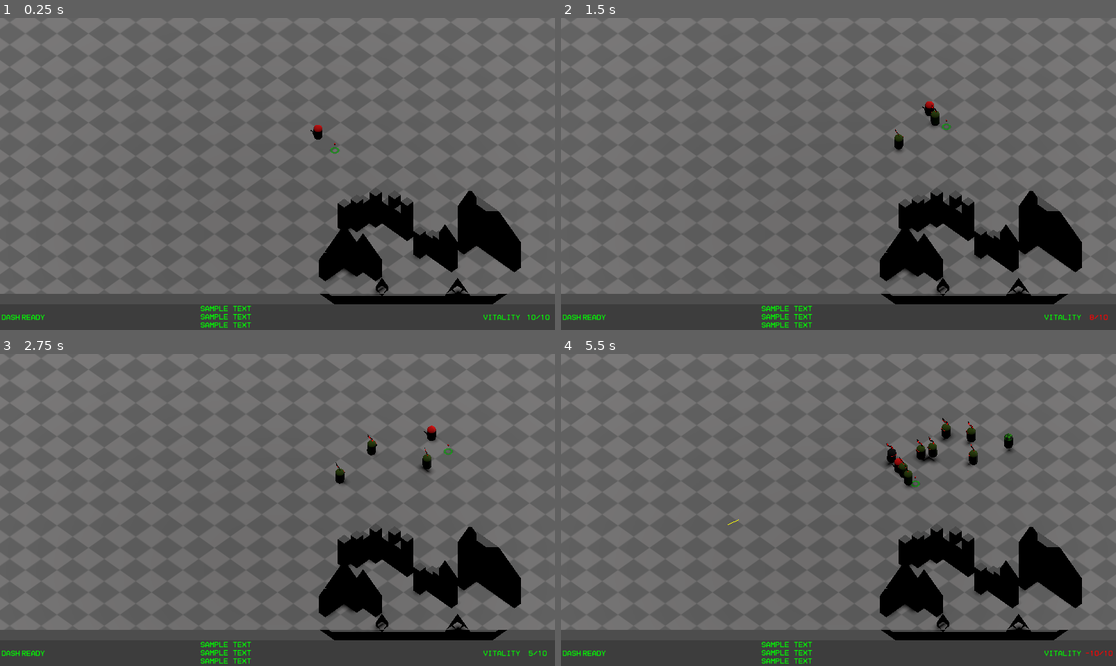
Above: before the commit, frames 1-4 (two rows, left to right).
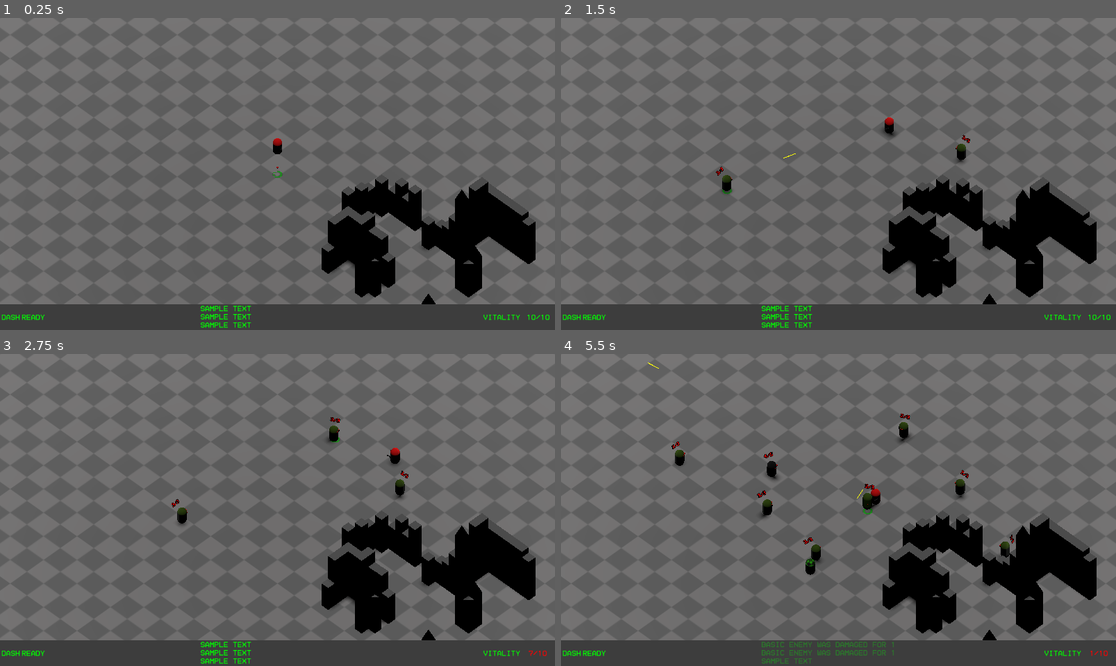
Above: after the commit, the same moments.

Repository: saladwithgrass/hyperdeath
Game: Godot game, scene res://levels/test_level/test_level.tscn
Same seed, same stepped clock (60 frames per second), same inputs: the game is played once before the commit and once after it.
Inputs (mouse positions are in pixels of both pictures, inside the frame that each line leads up to):
- Up to frame 1 (0.25 s): no input
- Up to frame 2 (1.5 s): tap Enter (ui_accept) at 0.5, 0.77 s; move the mouse to (960, 158) at 0.52 s; hold D (right) 0.53-1.28 s; tap B (B) at 0.6, 1.35 s; move the mouse to (727, 189) at 1.27 s; hold S (backward) from 1.28 s (still down)
- Up to frame 3 (2.75 s): tap Enter (ui_accept) at 1.52 s; move the mouse to (333, 441) at 2.02 s; release S (backward) at 2.03 s; hold D (right) from 2.03 s (still down); tap F (F) at 2.1 s; tap B (B) at 2.3 s
- Up to frame 4 (5.5 s): move the mouse to (810, 572) at 2.77 s; release D (right) at 2.78 s; hold W (forward) 2.78-3.53 s; tap L (L) at 2.85 s; tap Enter (ui_accept) at 3.02, 3.77, 4.52 s; tap B (B) every 0.75 s from 3.05 to 5.3 s; move the mouse to (1005, 556) at 3.52 s; hold A (left) 3.53-5.03 s; click (1005, 556) at 3.6 s; move the mouse to (672, 463) at 4.27 s; tap M (M) at 4.35 s; move the mouse to (866, 510) at 5.02 s; hold S (backward) from 5.03 s (still down); right-click (866, 510) at 5.1 s

The runs differ from the first frame. In frame 1, 7.4% of the frame differs, in the area x 0-100%, y 0-92%; in frame 2, 7.9%; in frame 3, 8.1%; in frame 4, 9.8%, in the area x 0-100%, y 0-100%.

Commit message:
entire rework to spring cameras

Diff:
--- a/levels/test_level/test_level.tscn
+++ b/levels/test_level/test_level.tscn
@@ -1,7 +1,7 @@
 [gd_scene load_steps=10 format=3 uid="uid://dh7qowtpwywm0"]
 
-[ext_resource type="Script" path="res://player/player_ui.gd" id="1_23vqe"]
 [ext_resource type="Texture2D" uid="uid://ctei0e6qkqbpw" path="res://assets/textures/floor.png" id="1_25mdf"]
+[ext_resource type="Script" path="res://levels/test_level/test_level.gd" id="1_eg7e4"]
 [ext_resource type="PackedScene" uid="uid://co4dmmg70p010" path="res://assets/geometry/pillars.tscn" id="2_pe62u"]
 [ext_resource type="PackedScene" uid="uid://7dfvuspo0x3r" path="res://player/player.tscn" id="2_womrx"]
 [ext_resource type="PackedScene" uid="uid://dgtkkjpxyghvf" path="res://player/camera_3_pv.tscn" id="3_med2i"]
@@ -25,17 +25,17 @@
 
 [node name="test_level" type="Node3D"]
 process_mode = 1
+script = ExtResource("1_eg7e4")
 
-[node name="player_rig" type="Node3D" parent="." node_paths=PackedStringArray("camera", "player")]
-script = ExtResource("1_23vqe")
-camera = NodePath("camera3pv")
-player = NodePath("player")
+[node name="player" parent="." node_paths=PackedStringArray("camera") instance=ExtResource("2_womrx")]
+camera = NodePath("../camera3pv")
 
-[node name="player" parent="player_rig" instance=ExtResource("2_womrx")]
-transform = Transform3D(1, 0, 0, 0, 1, 0, 0, 0, 1, 6.437, 0, 0)
-
-[node name="camera3pv" parent="player_rig" instance=ExtResource("3_med2i")]
-transform = Transform3D(0.707107, 0.5, -0.5, 0, 0.707107, 0.707107, 0.707107, -0.5, 0.5, -10, 6, 10)
+[node name="camera3pv" parent="." node_paths=PackedStringArray("follow") instance=ExtResource("3_med2i")]
+transform = Transform3D(0.707107, 0.5, -0.5, 0, 0.707107, 0.707107, 0.707107, -0.5, 0.5, -10, 11, 10)
+projection = 1
+current = true
+size = 33.0
+follow = NodePath("../player")
 
 [node name="DirectionalLight3D" type="DirectionalLight3D" parent="."]
 transform = Transform3D(1, 0, 0, 0, -4.37114e-08, 1, 0, -1, -4.37114e-08, 0, 9.99177, 0)
--- a/player/camera_3_pv.gd
+++ b/player/camera_3_pv.gd
@@ -1,16 +1,30 @@
-extends Node3D
+extends Camera3D
 class_name Camera3PV
 
 @export var follow:Node3D
-@onready var main_cam = $Camera3D
-@export var desired_distance:float = 20
-# Called when the node enters the scene tree for the first time.
+
+# this class follows "follow" in XZ plane based on springs and how
+# follow is positioned on the screen
+
+# is used to determine how fast camera is moving right now
+var velocity:Vector3 = Vector3.ZERO
+
+# rigidity of springs that pull camera
+@export var rigidity:float = 0.5
+
+
 func _ready() -> void:
 	pass
 
-func project_from_screen(on_screen_pos):
-	return $Camera3D.project_ray_normal(on_screen_pos)
+func get_follow_position_on_screen() -> Vector2:
+	return unproject_position(follow.position)
 
-# Called every frame. 'delta' is the elapsed time since the previous frame.
+func get_forces_on_screen() -> Vector2:
+	var viewport_size = get_viewport().size
+	var follow_pos = get_follow_position_on_screen()
+	var delta_x = viewport_size.x / 2 - follow_pos.x
+	var delta_y = viewport_size.y / 2 - follow_pos.y
+	return Vector2(delta_x, delta_y)
+
 func _process(delta: float) -> void:
-	print((position - owner.position).length())
+	pass
--- a/player/camera_3_pv.tscn
+++ b/player/camera_3_pv.tscn
@@ -2,10 +2,5 @@
 
 [ext_resource type="Script" path="res://player/camera_3_pv.gd" id="1_mc2wy"]
 
-[node name="camera3pv" type="Node3D"]
+[node name="camera3pv" type="Camera3D"]
 script = ExtResource("1_mc2wy")
-
-[node name="Camera3D" type="Camera3D" parent="."]
-v_offset = 5.0
-projection = 1
-size = 35.0
--- a/player/player.gd
+++ b/player/player.gd
@@ -57,6 +57,11 @@
 @onready var weapons = [pistol, assault_rifle, railgun]
 var current_weapon = 0
 
+@export var camera:Camera3PV
+
+signal exited_screen()
+signal entered_screen()
+
 func _ready():
 	Input.set_mouse_mode(Input.MOUSE_MODE_HIDDEN)
 	health = Globals.player_health
@@ -75,17 +80,20 @@
 	health_indicator.label_settings.font_color = Color.RED
 
 # visual updates
-func look_at_cursor():
+
+func move_cursor():
 	var player_pos = global_transform.origin
 	var drop_plane = Plane(Vector3(0, 1, 0), player_pos.y)
 	var ray_len = 1000
 	var mouse_pos = get_viewport().get_mouse_position()
-	var from = get_parent_node_3d().get_mouse_projection()
-	var to = from + get_parent_node_3d().get_mouse_projection() * ray_len
+	var from = camera.project_ray_origin(mouse_pos)
+	var to = from + camera.project_ray_normal(mouse_pos) * ray_len
 	var cursor_pos = drop_plane.intersects_ray(from, to)
 	if cursor_pos != null:
 		cursor.global_transform.origin = cursor_pos # + Vector3(0, 1, 0)
-		mouse_direction = cursor_pos
+
+func look_at_cursor():
+		mouse_direction = cursor.global_transform.origin
 		mouse_direction.y = 1
 		rig.look_at(mouse_direction, Vector3(0, 1, 0))
 		weapon.look_at(mouse_direction)
@@ -212,9 +220,12 @@
 		velocity.z = move_toward(velocity.z, 0, SPEED)
 
 func _physics_process(delta):
+	# process cursor position
+	move_cursor()
+	look_at_cursor()
 	update_indicators()
+
 	# process dash timer
-
 	if (is_dashing):
 		move_and_slide()
 		return
@@ -224,9 +235,6 @@
 		vitality_timer -= delta
 	else:
 		health_indicator.label_settings.font_color = Color.GREEN
-
-	# process cursor position
-	look_at_cursor()
 
 	# Add the gravity.
 	if not is_on_floor():
@@ -286,3 +294,9 @@
 
 func kill_log(who:String):
 	ui.kill_log(who)
+
+func _on_visibility_checker_screen_entered() -> void:
+	entered_screen.emit()
+
+func _on_visibility_checker_screen_exited() -> void:
+	exited_screen.emit()
--- a/player/player.tscn
+++ b/player/player.tscn
@@ -120,8 +120,13 @@
 [node name="dash_timer" type="Timer" parent="."]
 one_shot = true
 
+[node name="visibility_checker" type="VisibleOnScreenNotifier3D" parent="."]
+aabb = AABB(-1, 0, -1, 2, 2, 2)
+
 [connection signal="area_entered" from="rig/melee_hitbox" to="." method="_on_melee_hitbox_area_entered"]
 [connection signal="body_entered" from="rig/melee_hitbox" to="." method="_on_melee_hitbox_body_entered"]
 [connection signal="body_exited" from="rig/melee_hitbox" to="." method="_on_melee_hitbox_body_exited"]
 [connection signal="timeout" from="melee_timer" to="." method="_on_melee_timer_timeout"]
 [connection signal="timeout" from="dash_timer" to="." method="_on_dash_timer_timeout"]
+[connection signal="screen_entered" from="visibility_checker" to="." method="_on_visibility_checker_screen_entered"]
+[connection signal="screen_exited" from="visibility_checker" to="." method="_on_visibility_checker_screen_exited"]
--- a/player/player_ui.gd
+++ /dev/null
@@ -1,18 +0,0 @@
-extends Node3D
-class_name PlayerUI
-
-@export var camera:Node3D
-@export var player:CharacterBody3D
-
-# Called when the node enters the scene tree for the first time.
-func _ready() -> void:
-	pass # Replace with function body.
-
-func get_mouse_projection():
-	var mouse_pos = get_viewport().get_mouse_position()
-	print(mouse_pos)
-	return camera.project_from_screen(mouse_pos)
-
-# Called every frame. 'delta' is the elapsed time since the previous frame.
-func _process(delta: float) -> void:
-	pass
